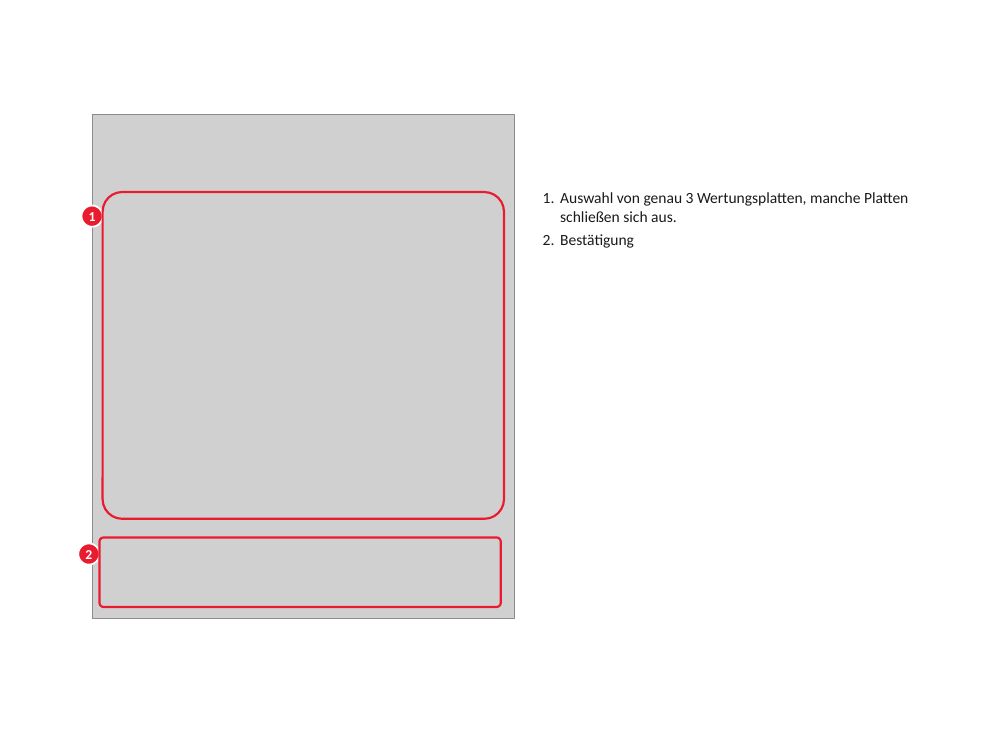
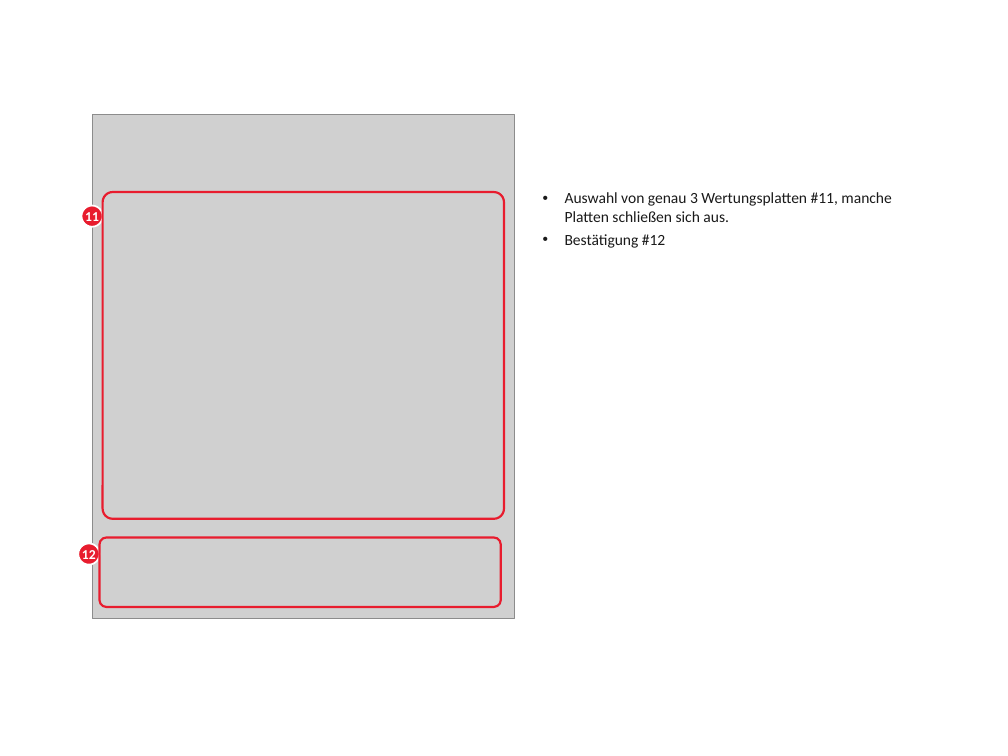
Before and after one commit to artfox1985/mosaic-AI, a slide deck: slide 3 of docs/game_manual_GUI.pptx. Drawn at 1008x756 pixels with LibreOffice and Linux fonts; fonts in the diff are those of the drawing; grey boxes stand for pictures. Boxes give left, top, right and bottom in pixels: in the first picture for what was removed or moved away, otherwise in the second. Text is boxed around its words. In the diff, an @@ line names an element or a change of style, - is before the commit and + after.

```diff
--- a/docs/game_manual_GUI.pptx
+++ b/docs/game_manual_GUI.pptx
@@ rounded rectangle at <box>103,192,504,518</box>: proportions changed @@
@@ text at <box>565,192,891,248</box>: text changed @@
-1. Auswahl von genau 3 Wertungsplatten, manche Platten schließen sich aus.
-2. Bestätigung
+• Auswahl von genau 3 Wertungsplatten #11, manche Platten schließen sich aus.
+• Bestätigung #12
@@ text in ellipse at <box>85,212,99,226</box>: text changed @@
-1
+11
@@ text in ellipse at <box>82,550,96,563</box>: text changed @@
-2
+12
```
Also in this commit, not shown: 7 other slides changed, 3 slides added, 1 slide removed, 7 other files.
